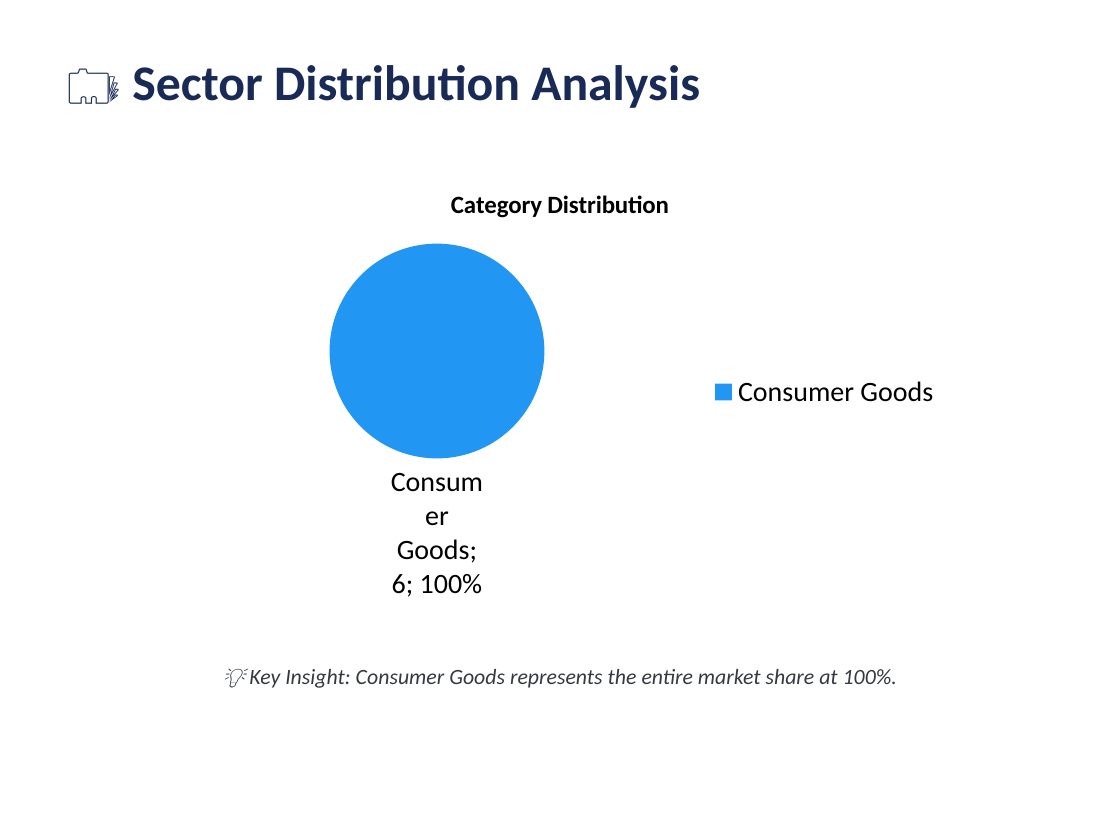
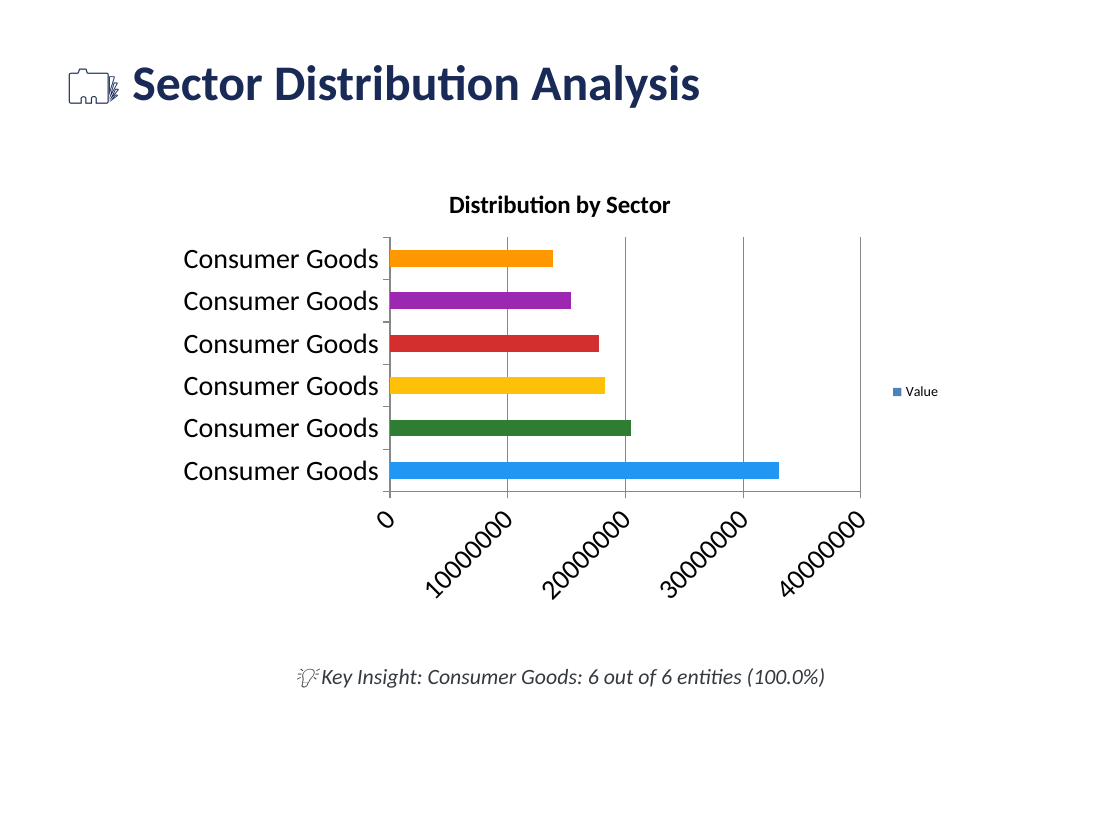
Before and after one commit to gaurav13407/FINEDECK-Excel-to-PPT-, a slide deck: slide 5 of examples/professional_demo/Financials_PRO_Tier.pptx. Drawn at 1120x840 pixels with LibreOffice and Linux fonts; fonts in the diff are those of the drawing. Boxes give left, top, right and bottom in pixels: in the first picture for what was removed or moved away, otherwise in the second. Text is boxed around its words. In the diff, an @@ line names an element or a change of style, - is before the commit and + after.

```diff
--- a/examples/professional_demo/Financials_PRO_Tier.pptx
+++ b/examples/professional_demo/Financials_PRO_Tier.pptx
@@ pie chart at box(168, 168, 952, 616) @@
@@ pie chart to bar chart @@
@@ title "Category Distribution" to "Distribution by Sector" @@
-categories: Consumer Goods
+categories: Consumer Goods, Consumer Goods, Consumer Goods, Consumer Goods, Consumer Goods, Consumer Goods
-Series 1: 6
+Value: 33000000, 21000000, 18000000, 18000000, 15000000, 14000000
@@ data labels of Value removed @@
@@ legend changed @@
@@ category axis changed @@
@@ value axis changed @@
@@ text at box(321, 668, 825, 688): text changed @@
-💡 Key Insight: Consumer Goods represents the entire market share at 100%.
+💡 Key Insight: Consumer Goods: 6 out of 6 entities (100.0%)
```
Also in this commit, not shown: 2 other slides changed, 29 other files.
